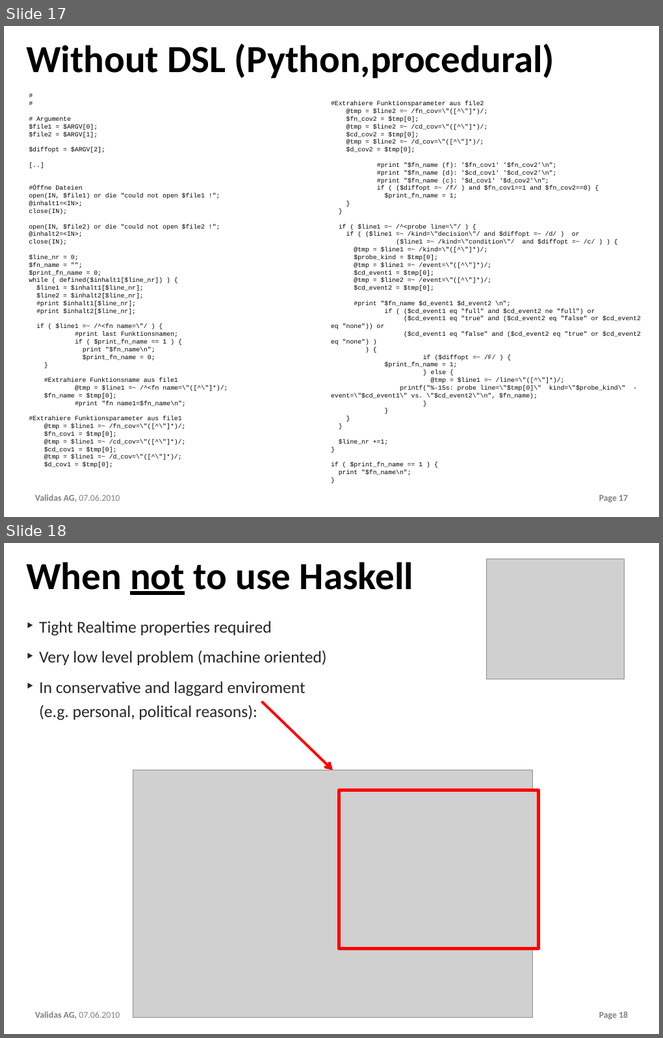
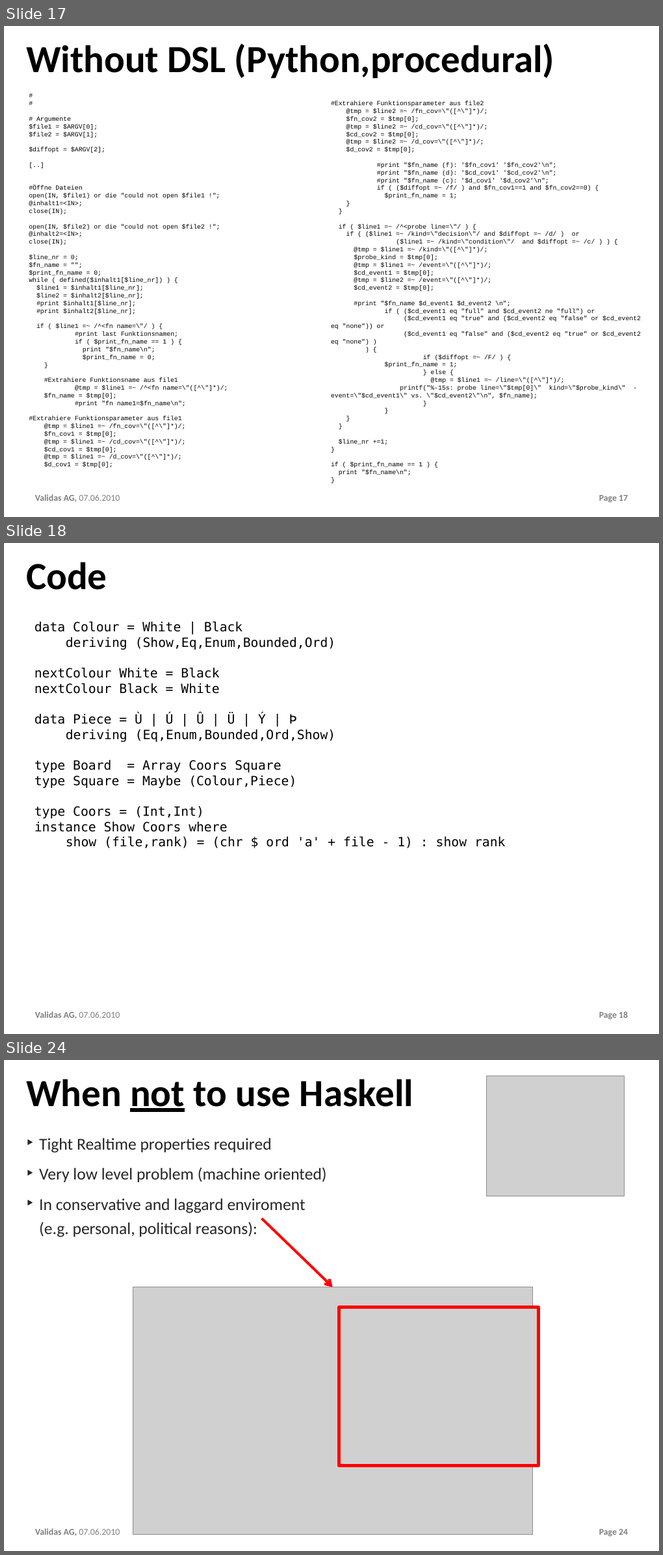
Before and after one commit to theoremprover/chess, a slide deck: ppt/Chess200.pptx. Shown one above the other, each under a label of ours: slides 17 and 18 before the commit, slides 17, 18 and 24 after it; the slides between them are not shown. The pictures are 663x1038 and 663x1555 pixels, drawn with LibreOffice and Linux fonts; fonts in the diff are those of the drawing; grey boxes stand for pictures; background and template pictures are left out. Boxes give left, top, right and bottom in pixels: in the first picture for what was removed or moved away, otherwise in the second. Text is boxed around its words. In the diff, an @@ line names an element or a change of style, - is before the commit and + after.

```diff
--- a/ppt/Chess200.pptx
+++ b/ppt/Chess200.pptx
@@ slide 18 added at (4, 543, 659, 1034), background #FFFFFF; not listed: 2 template elements that a slide beside it also shows @@
@@ title added at (26, 562, 107, 590), 60 pt, text #000000, bold @@
+Code
@@ text added at (35, 622, 505, 849), 20 pt, text #000000 @@
+data Colour = White | Black
+deriving (Show,Eq,Enum,Bounded,Ord)
+nextColour White = Black
+nextColour Black = White
+data Piece = Ù | Ú | Û | Ü | Ý | Þ
+deriving (Eq,Enum,Bounded,Ord,Show)
+type Board = Array Coors Square
+type Square = Maybe (Colour,Piece)
+type Coors = (Int,Int)
+instance Show Coors where
+show (file,rank) = (chr $ ord 'a' + file - 1) : show rank
@@ what was slide 18 is now slide 24 @@
@@ page number at (599, 1529, 628, 1536): text changed @@
-Page 18
+Page 24
```
Also in this commit, not shown: 1 slide changed, 5 other slides added.
